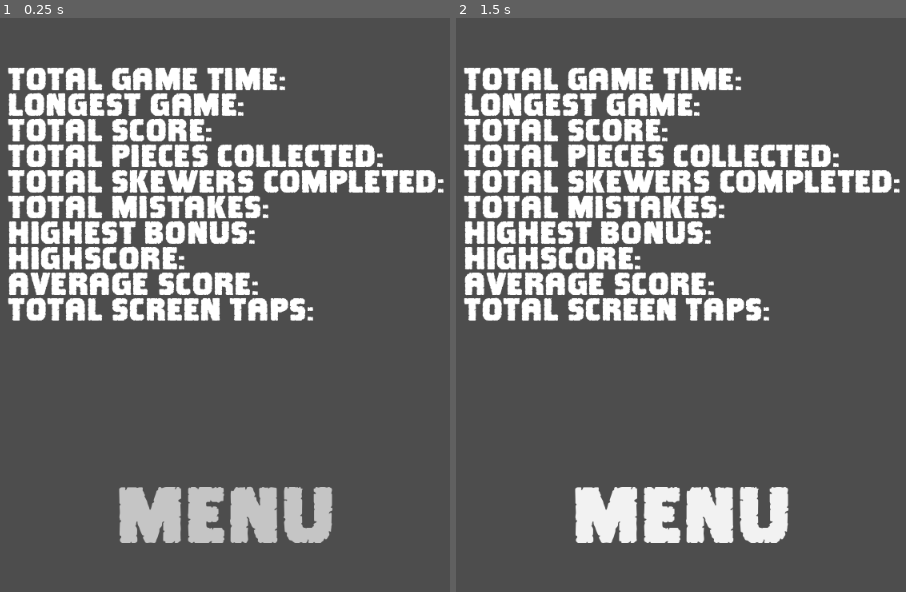
Above: before the commit, frames 1-2 (left to right).
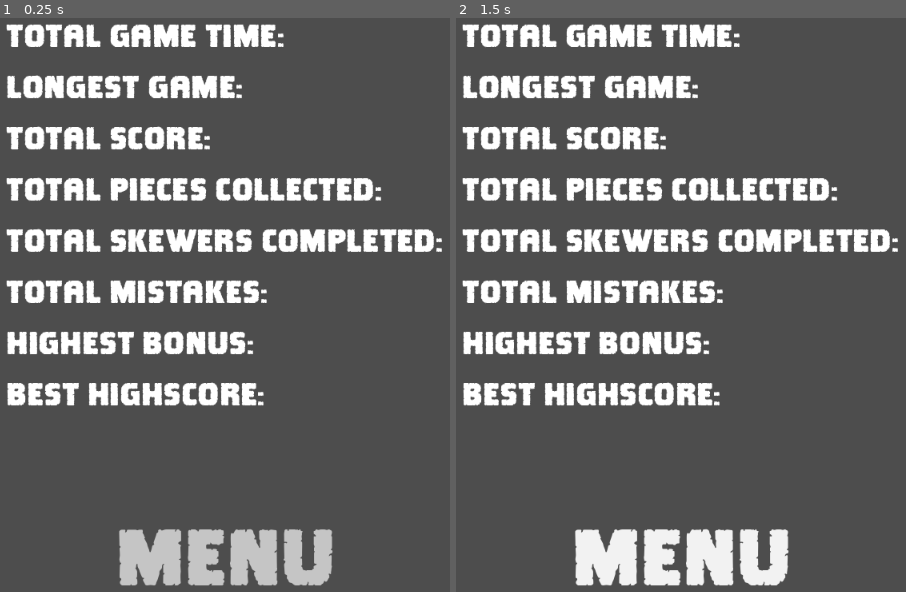
Above: after the commit, the same moments.

Repository: MichaelDawe/skewer_it
Game: Godot game, scene res://Stats.tscn
Two runs of this game, one before a commit and one after it. Both use one fixed random seed, a clock stepped at 60 frames per second and the inputs below. This scene is started directly instead of the project's main scene.
Inputs (mouse positions are in pixels of both pictures, inside the frame that each line leads up to):
- Up to frame 1 (0.25 s): no input
- Up to frame 2 (1.5 s): tap Enter at 0.5 s; move the mouse to (856, 270) at 0.52 s; click (856, 270) at 0.67 s; click "Menu" at 1.25 s

The runs differ from the first frame. In frame 1, 29% of the frame differs, in the area x 1-99%, y 1-99%; in frame 2, 29%.
Error in both runs: Invalid access to property or key 'highscore' on a base object of type 'null instance'. (res://Stats.gd:48)

Commit message:
fixed alignment on stats screen

Diff:
--- a/Stats.gd
+++ b/Stats.gd
@@ -48,15 +48,22 @@
 	if(get_node("/root/main").highscore > bestHighscore):
 		bestHighscore = get_node("/root/main").highscore
 	# assign everything
-	$VBoxContainer/Stats.set_text("
-TOTAL GAME TIME: [right]" + format_seconds(gameTime) + "[/right]
-LONGEST GAME: [right]" + format_seconds(longestGame) + "[/right]
-TOTAL SCORE: [right]" + str(totalScore) + "[/right]
-TOTAL PIECES COLLECTED: [right]" + str(totalPieces) + "[/right]
-TOTAL SKEWERS COMPLETED:        [right]" + str(totalSkewers) + "[/right]
-TOTAL MISTAKES: [right]" + str(totalMistakes) + "[/right]
-HIGHEST BONUS: [right]" + str(maxBonus) + "[/right]
-BEST HIGHSCORE: [right]" + str(bestHighscore)
+	$VBoxContainer/HBoxContainer/Figures.set_text("[right]"
++ format_seconds(gameTime) + "
+
+" + format_seconds(longestGame) + "
+
+" + str(totalScore) + "
+
+" + str(totalPieces) + "
+
+" + str(totalSkewers) + "
+
+" + str(totalMistakes) + "
+
+" + str(maxBonus) + "
+
+" + str(bestHighscore)
 )
 
 
--- a/Stats.tscn
+++ b/Stats.tscn
@@ -46,7 +46,12 @@
 size_flags_vertical = 3
 theme_override_styles/separator = SubResource("StyleBoxFlat_3ho2a")
 
-[node name="Stats" type="RichTextLabel" parent="VBoxContainer"]
+[node name="HBoxContainer" type="HBoxContainer" parent="VBoxContainer"]
+layout_mode = 2
+size_flags_horizontal = 4
+size_flags_vertical = 4
+
+[node name="Stats" type="RichTextLabel" parent="VBoxContainer/HBoxContainer"]
 material = SubResource("ShaderMaterial_wsy2u")
 layout_mode = 2
 size_flags_horizontal = 4
@@ -55,16 +60,32 @@
 theme_override_font_sizes/normal_font_size = 40
 bbcode_enabled = true
 text = "TOTAL GAME TIME:
+
 LONGEST GAME:
+
 TOTAL SCORE:
+
 TOTAL PIECES COLLECTED:
+
 TOTAL SKEWERS COMPLETED:
+
 TOTAL MISTAKES:
+
 HIGHEST BONUS:
-HIGHSCORE:
-AVERAGE SCORE:
-TOTAL SCREEN TAPS:
-"
+
+BEST HIGHSCORE:"
+fit_content = true
+scroll_active = false
+autowrap_mode = 0
+
+[node name="Figures" type="RichTextLabel" parent="VBoxContainer/HBoxContainer"]
+material = SubResource("ShaderMaterial_wsy2u")
+layout_mode = 2
+size_flags_horizontal = 4
+size_flags_vertical = 4
+theme_override_fonts/normal_font = ExtResource("1_gs56o")
+theme_override_font_sizes/normal_font_size = 40
+bbcode_enabled = true
 fit_content = true
 scroll_active = false
 autowrap_mode = 0
